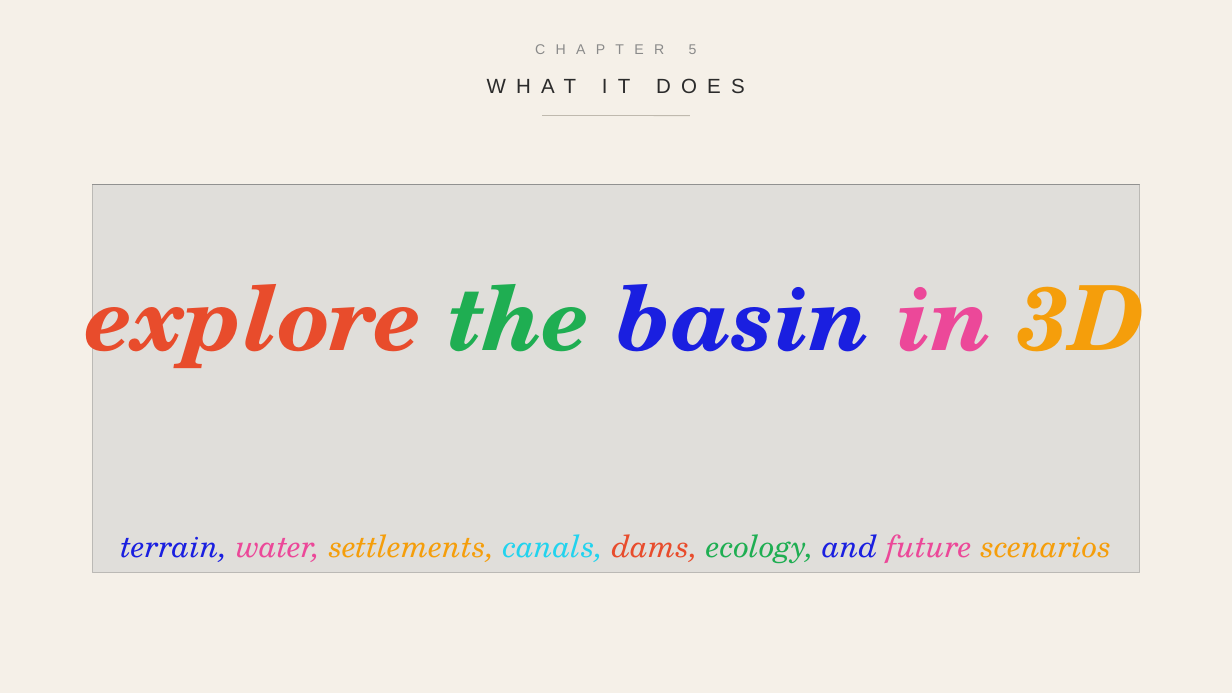
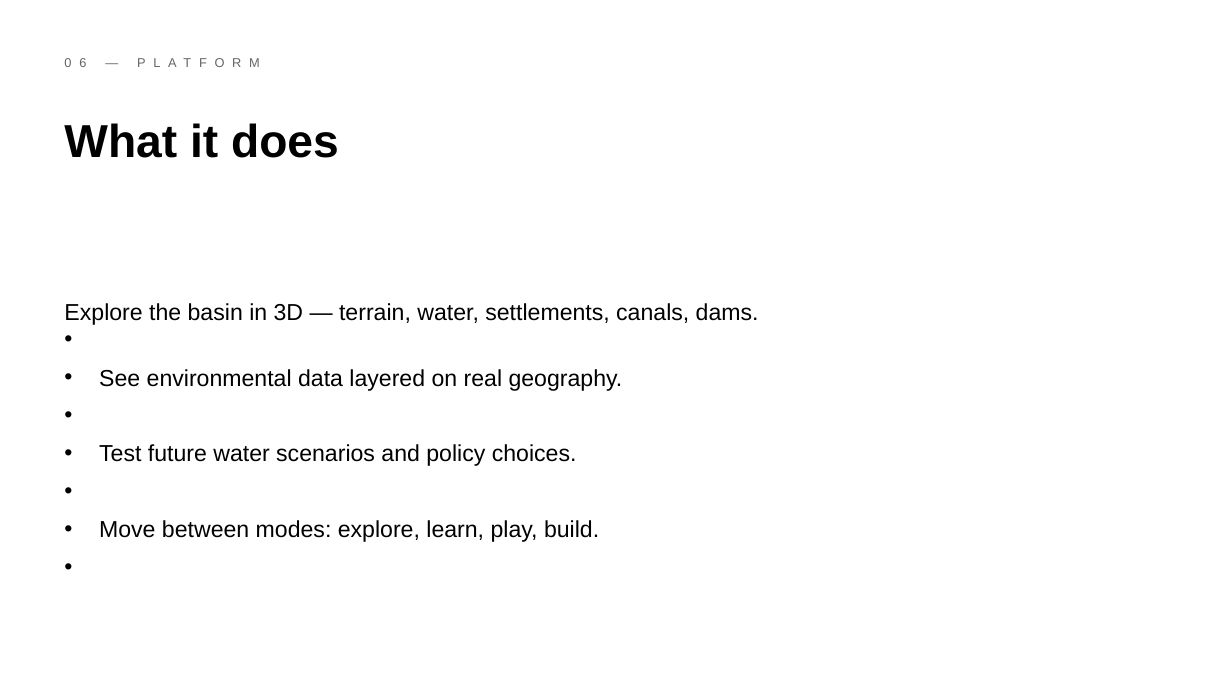
Before and after one commit to timateus/aral3d, a slide deck: slide 6 of public/aral3d-presentation.pptx. Drawn at 1232x693 pixels with LibreOffice and Linux fonts; fonts in the diff are those of the drawing; grey boxes stand for pictures. Boxes give left, top, right and bottom in pixels: in the first picture for what was removed or moved away, otherwise in the second. Text is boxed around its words. In the diff, an @@ line names an element or a change of style, - is before the commit and + after.

```diff
--- a/public/aral3d-presentation.pptx
+++ b/public/aral3d-presentation.pptx
@@ background #F5F0E8 to #FFFFFF @@
@@ text at (689, 44, 697, 54): text changed; size 11 to 10 pt; text colour #8A8A8A to #666666 @@
-CHAPTER 5
+06 — PLATFORM
@@ line removed from (543, 116) to (690, 116) @@
@@ text at (64, 123, 339, 158): text changed; size 16 to 36 pt; text colour #2B2B2B to #000000; bold on @@
-WHAT IT DOES
+What it does
@@ rectangle removed at (0, 185, 1232, 573) @@
@@ picture removed at (92, 185, 1140, 573) @@
@@ text removed at (87, 284, 1145, 368) @@
-explore the basin in 3D
@@ text added at (64, 303, 759, 542), 18 pt, text #000000 @@
+• Explore the basin in 3D — terrain, water, settlements, canals, dams.
+• See environmental data layered on real geography.
+• Test future water scenarios and policy choices.
+• Move between modes: explore, learn, play, build.
@@ text removed at (121, 534, 1112, 564) @@
-terrain, water, settlements, canals, dams, ecology, and future scenarios
```
Also in this commit, not shown: 16 other slides changed, 18 other files.
